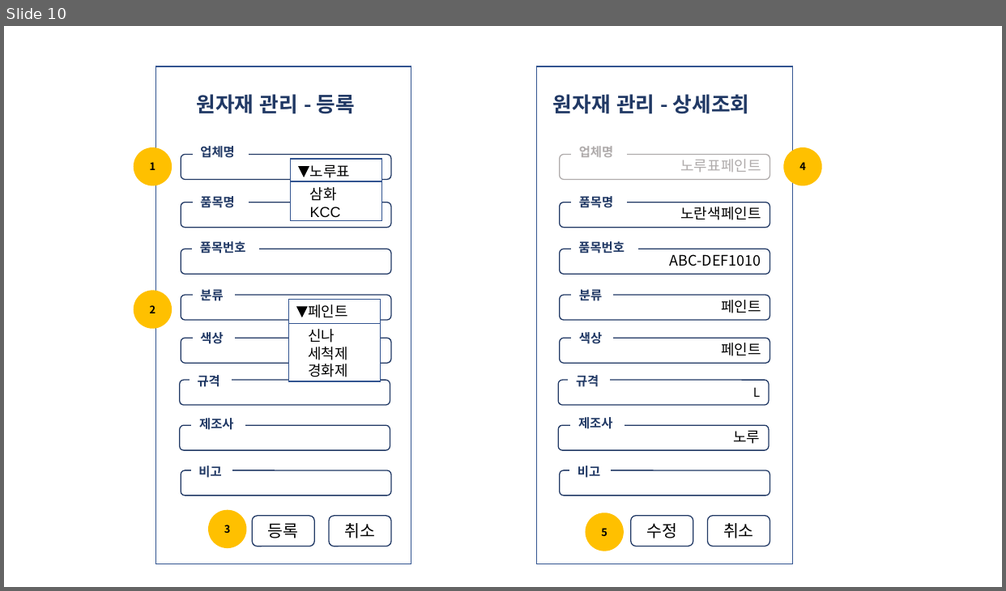
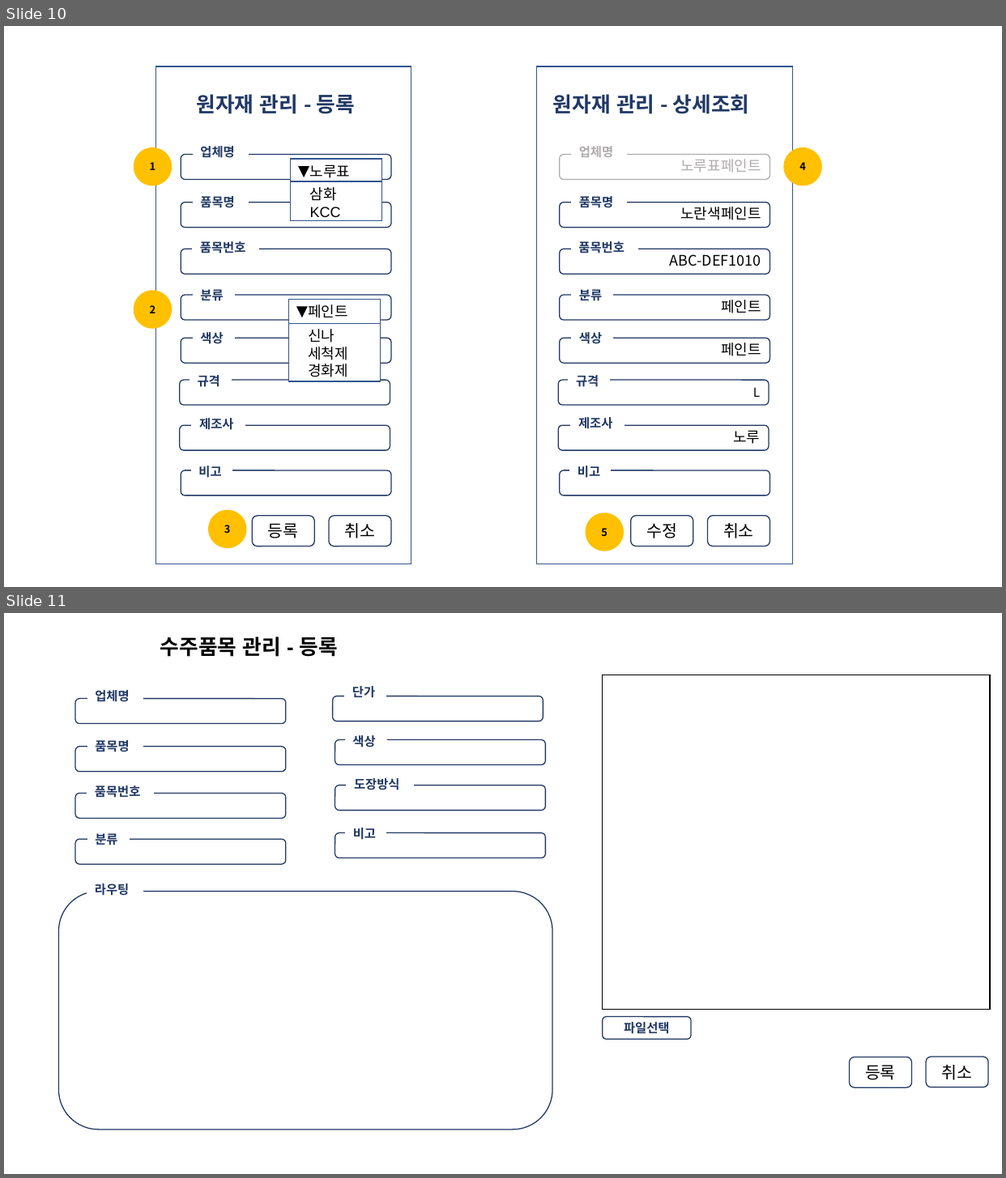
Before and after one commit to minwoo0818/3M-BMS, a slide deck: Mini_MES/문서/화면설계/3M 화면설계_김억근.pptx. Shown one above the other, each under a label of ours: slide 10 before the commit, slides 10 and 11 after it. The pictures are 1006x591 and 1006x1178 pixels, drawn with LibreOffice and Linux fonts; fonts in the diff are those of the drawing. Boxes give left, top, right and bottom in pixels: in the first picture for what was removed or moved away, otherwise in the second. Text is boxed around its words. In the diff, an @@ line names an element or a change of style, - is before the commit and + after.

Commit message:
2025-10-16
수주품목 입,출고 등록 프론트
수주품목 품목관리 등록 프론트

```diff
--- a/Mini_MES/문서/화면설계/3M 화면설계_김억근.pptx
+++ b/Mini_MES/문서/화면설계/3M 화면설계_김억근.pptx
@@ slide 11 added at (4,613,1002,1174), background #FFFFFF @@
@@ rectangle added at (153,630,408,662), fill #FFFFFF, outline #FFFFFF 1 pt, 20 pt, text #000000, bold @@
+수주품목 관리 - 등록
@@ rectangle added at (88,683,143,708), fill #FFFFFF, outline #FFFFFF 1 pt, 12 pt, text #203864, bold @@
+업체명
@@ rectangle added at (345,683,386,700), fill #FFFFFF, outline #FFFFFF 1 pt, 12 pt, text #203864, bold @@
+단가
@@ rectangle added at (603,675,991,1010), outline #000000 1 pt @@
@@ rounded rectangle added at (75,698,286,723), fill #FFFFFF, outline #203864 1 pt @@
@@ rounded rectangle added at (333,696,543,721), fill #FFFFFF, outline #203864 1 pt @@
@@ rectangle added at (88,734,143,758), fill #FFFFFF, outline #FFFFFF 1 pt, 12 pt, text #203864, bold @@
+품목명
@@ rectangle added at (345,732,386,750), fill #FFFFFF, outline #FFFFFF 1 pt, 12 pt, text #203864, bold @@
+색상
@@ rounded rectangle added at (75,747,286,771), fill #FFFFFF, outline #203864 1 pt @@
@@ rounded rectangle added at (335,739,545,764), fill #FFFFFF, outline #203864 1 pt @@
@@ rectangle added at (87,779,153,804), fill #FFFFFF, outline #FFFFFF 1 pt, 12 pt, text #203864, bold @@
+품목번호
@@ rectangle added at (347,772,414,796), fill #FFFFFF, outline #FFFFFF 1 pt, 12 pt, text #203864, bold @@
+도장방식
@@ rounded rectangle added at (75,794,286,818), fill #FFFFFF, outline #203864 1 pt @@
@@ rounded rectangle added at (335,786,545,810), fill #FFFFFF, outline #203864 1 pt @@
@@ rectangle added at (88,830,129,848), fill #FFFFFF, outline #FFFFFF 1 pt, 12 pt, text #203864, bold @@
+분류
@@ rectangle added at (345,822,386,846), fill #FFFFFF, outline #FFFFFF 1 pt, 12 pt, text #203864, bold @@
+비고
@@ rounded rectangle added at (75,839,286,864), fill #FFFFFF, outline #203864 1 pt @@
@@ rounded rectangle added at (335,833,545,858), fill #FFFFFF, outline #203864 1 pt @@
@@ rounded rectangle added at (58,892,552,1130), fill #FFFFFF, outline #203864 1 pt @@
@@ rectangle added at (87,882,143,897), fill #FFFFFF, outline #FFFFFF 1 pt, 12 pt, text #203864, bold @@
+라우팅
@@ rounded rectangle added at (603,1017,691,1040), fill #FFFFFF, outline #203864 1 pt, 12 pt, text #203864, bold @@
+파일선택
@@ rounded rectangle added at (849,1058,911,1088), fill #FFFFFF, outline #203864 1 pt, 16 pt, text #000000 @@
+등록
@@ rounded rectangle added at (927,1057,988,1088), fill #FFFFFF, outline #203864 1 pt, 16 pt, text #000000 @@
+취소
```
Also in this commit, not shown: 12 other files.
